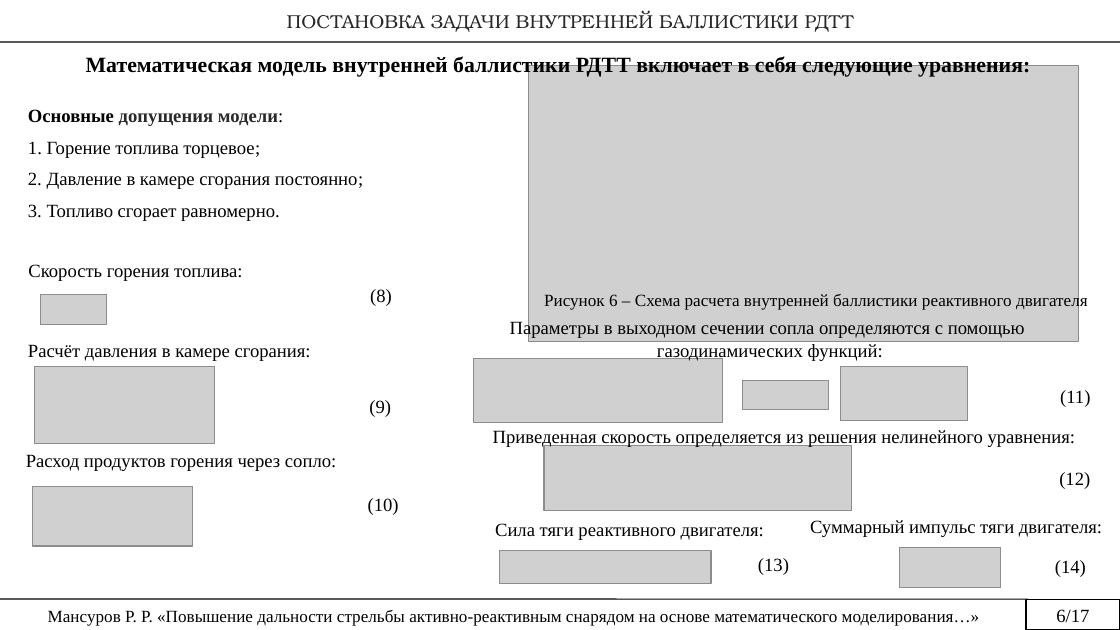
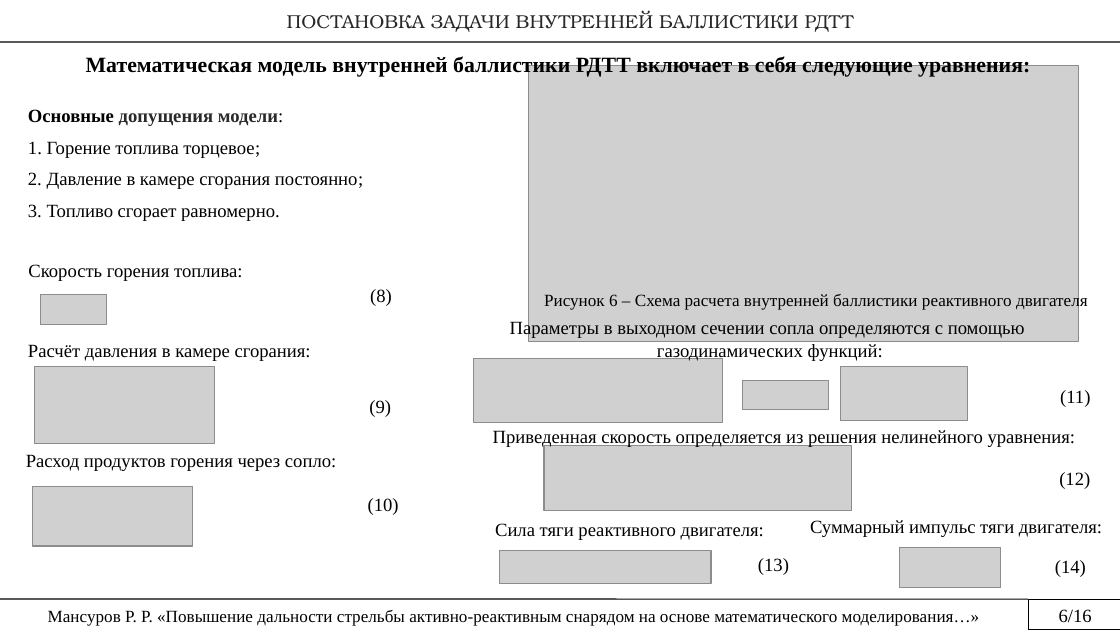
Before and after one commit to rustam-mansurov/cats, a slide deck: slide 6 of Диссертация/Мансуров Презентация.pptx (slide 7 before the commit). Drawn at 1120x630 pixels with LibreOffice and Linux fonts; fonts in the diff are those of the drawing; grey boxes stand for pictures. Boxes give left, top, right and bottom in pixels: in the first picture for what was removed or moved away, otherwise in the second. Text is boxed around its words. In the diff, an @@ line names an element or a change of style, - is before the commit and + after.

```diff
--- a/Диссертация/Мансуров Презентация.pptx
+++ b/Диссертация/Мансуров Презентация.pptx
@@ text at (1059, 609, 1092, 623): text changed @@
-6/17
+6/16
```
Also in this commit, not shown: 12 other slides changed, 1 slide added, 7 slides removed, 16 other files.
